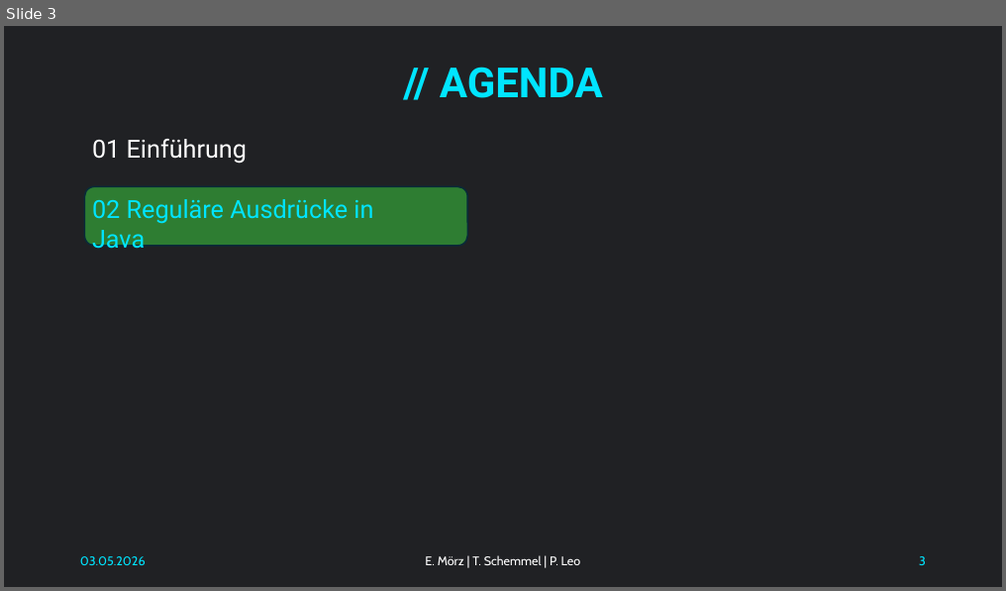
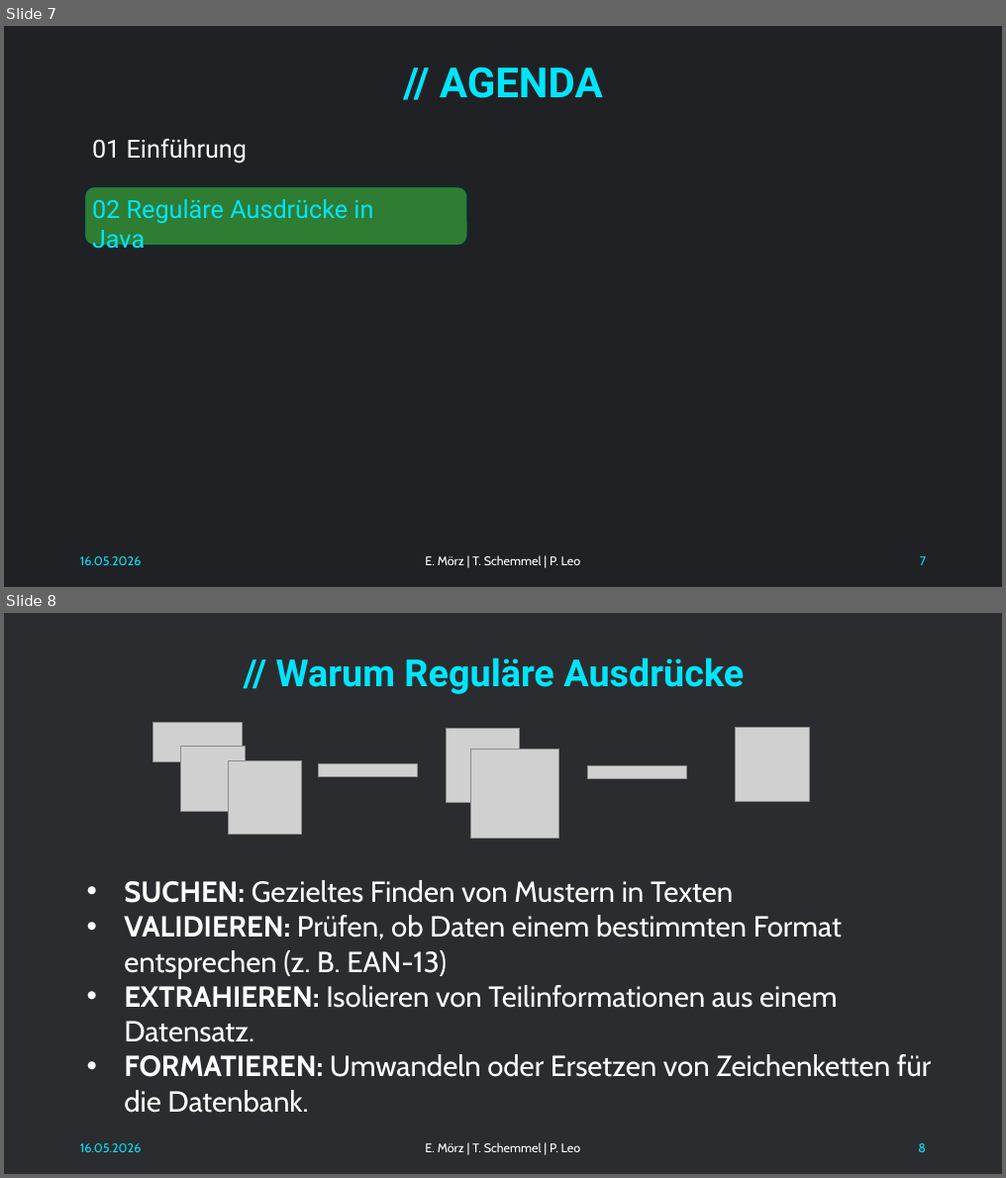
Before and after one commit to NachtsternBuild/little-barcode, a slide deck: docs/Präsentation.pptx. Shown one above the other, each under a label of ours: slide 3 before the commit, slides 7 and 8 after it. The pictures are 1006x591 and 1006x1178 pixels, drawn with LibreOffice and Linux fonts; fonts in the diff are those of the drawing; grey boxes stand for pictures. Boxes give left, top, right and bottom in pixels: in the first picture for what was removed or moved away, otherwise in the second. Text is boxed around its words. In the diff, an @@ line names an element or a change of style, - is before the commit and + after.

```diff
--- a/docs/Präsentation.pptx
+++ b/docs/Präsentation.pptx
@@ slide 8 added at (4,613,1002,1174), background #202124 at 95% opacity @@
@@ title added at (276,658,744,694), 36 pt, text #00E5FF, bold @@
+// Warum Reguläre Ausdrücke
@@ picture added at (152,723,242,761) @@
@@ picture added at (447,729,520,802) @@
@@ picture added at (736,728,809,801) @@
@@ picture added at (180,747,246,811) @@
@@ picture added at (228,761,301,834) @@
@@ picture added at (471,750,559,838) @@
@@ picture added at (319,763,417,777) @@
@@ picture added at (588,765,687,779) @@
@@ text added at (124,880,932,1113), 28 pt, text #FFFFFF @@
+• SUCHEN: Gezieltes Finden von Mustern in Texten
+• VALIDIEREN: Prüfen, ob Daten einem bestimmten Format entsprechen (z. B. EAN-13)
+• EXTRAHIEREN: Isolieren von Teilinformationen aus einem Datensatz.
+• FORMATIEREN: Umwandeln oder Ersetzen von Zeichenketten für die Datenbank.
@@ text added at (80,1144,142,1153), 12 pt, text #00E5FF @@
+16.05.2026
@@ text added at (425,1143,581,1153), 12 pt, text #FFFFFF @@
+E. Mörz | T. Schemmel | P. Leo
@@ page number added at (918,1144,926,1153), 12 pt, text #00E5FF @@
+8
@@ what was slide 3 is now slide 7 @@
@@ slide 7 changed as well @@
@@ text at (80,557,142,566): text changed @@
-03.05.2026
+16.05.2026
@@ page number at (920,557,926,566): text changed @@
-3
+7
```
Also in this commit, not shown: 8 other slides changed, 16 other slides added.
